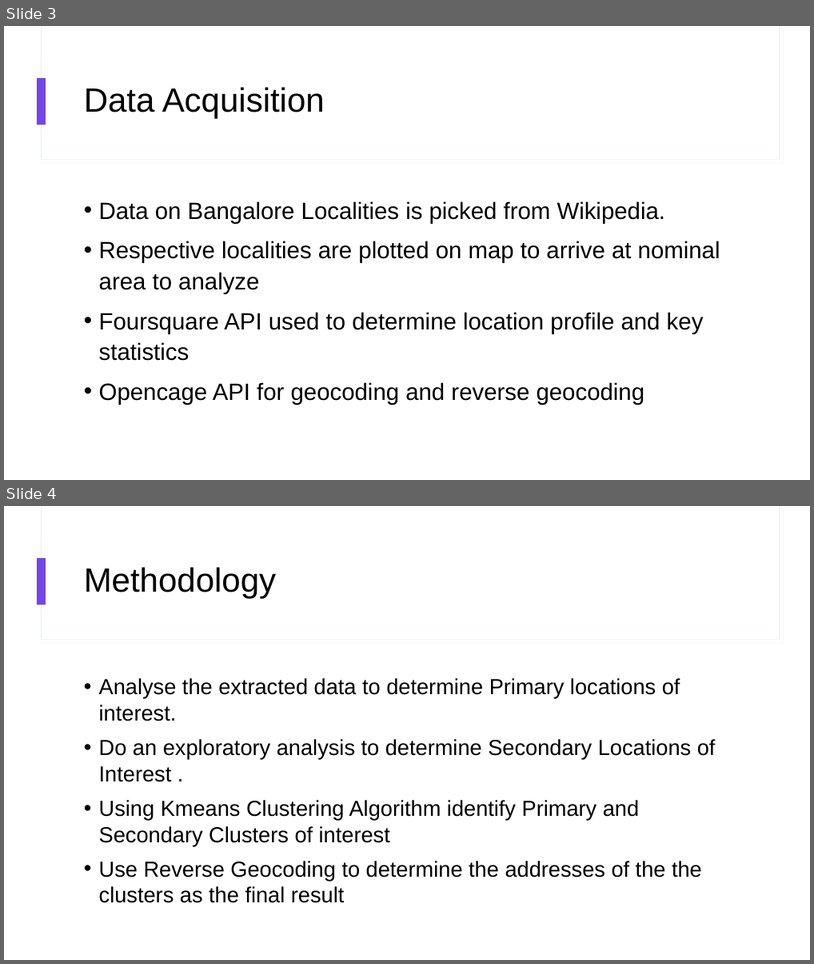
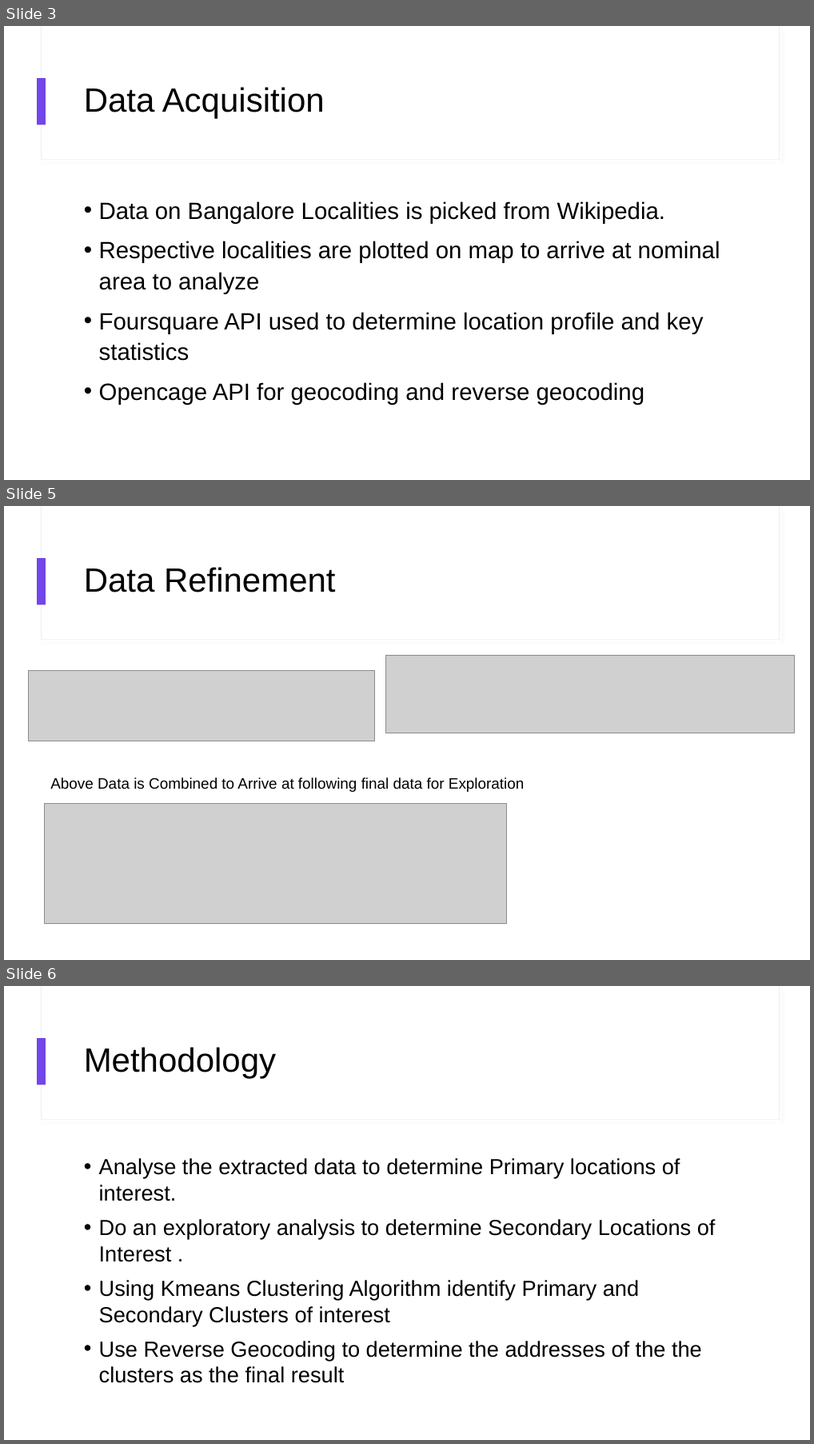
Before and after one commit to SwapneelPM/Coursera_Capstone, a slide deck: Battle of Neighborhoods.pptx. Shown one above the other, each under a label of ours: slides 3 and 4 before the commit, slides 3, 5 and 6 after it; the slides between them are not shown. The pictures are 814x964 and 814x1444 pixels, drawn with LibreOffice and Linux fonts; fonts in the diff are those of the drawing; grey boxes stand for pictures. Boxes give left, top, right and bottom in pixels: in the first picture for what was removed or moved away, otherwise in the second. Text is boxed around its words. In the diff, an @@ line names an element or a change of style, - is before the commit and + after.

```diff
--- a/Battle of Neighborhoods.pptx
+++ b/Battle of Neighborhoods.pptx
@@ slide 5 added at (4, 506, 810, 960), background #FFFFFF; not listed: 3 template elements that a slide beside it also shows @@
@@ title added at (84, 567, 336, 592), 40 pt, text #000000 @@
+Data Refinement
@@ picture added at (29, 670, 375, 740) @@
@@ picture added at (386, 655, 794, 733) @@
@@ text added at (50, 777, 524, 792), 18 pt, text #000000 @@
+Above Data is Combined to Arrive at following final data for Exploration
@@ picture added at (45, 803, 506, 924) @@
@@ what was slide 4 is now slide 6 @@
```
Also in this commit, not shown: 6 other slides added, 1 other file.
